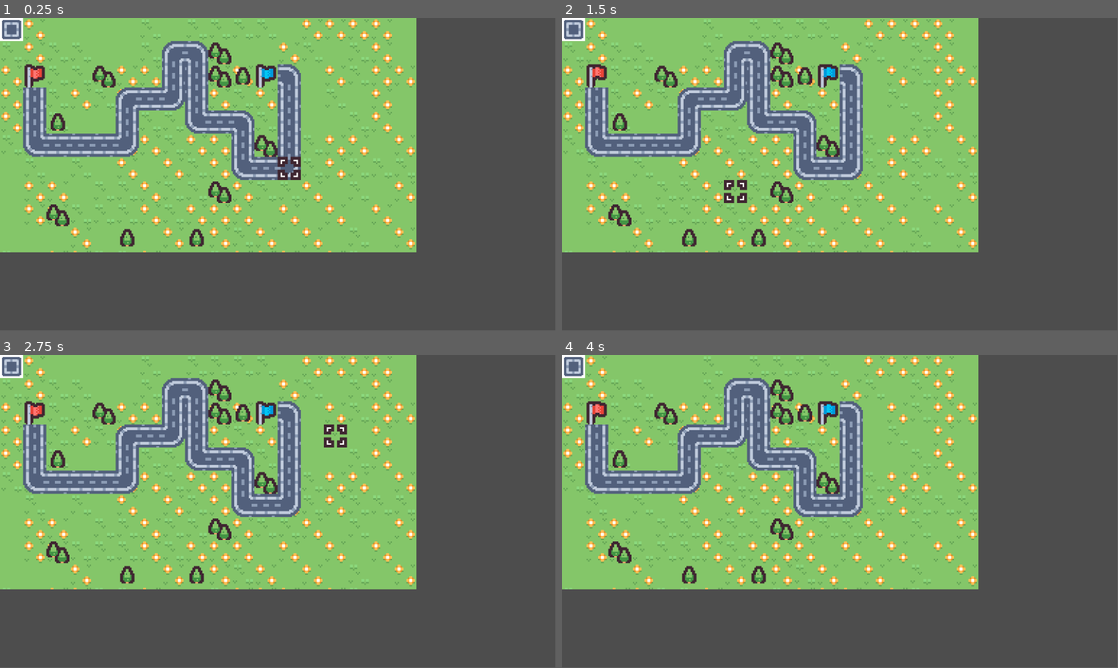
Above: before the commit, frames 1-4 (two rows, left to right).
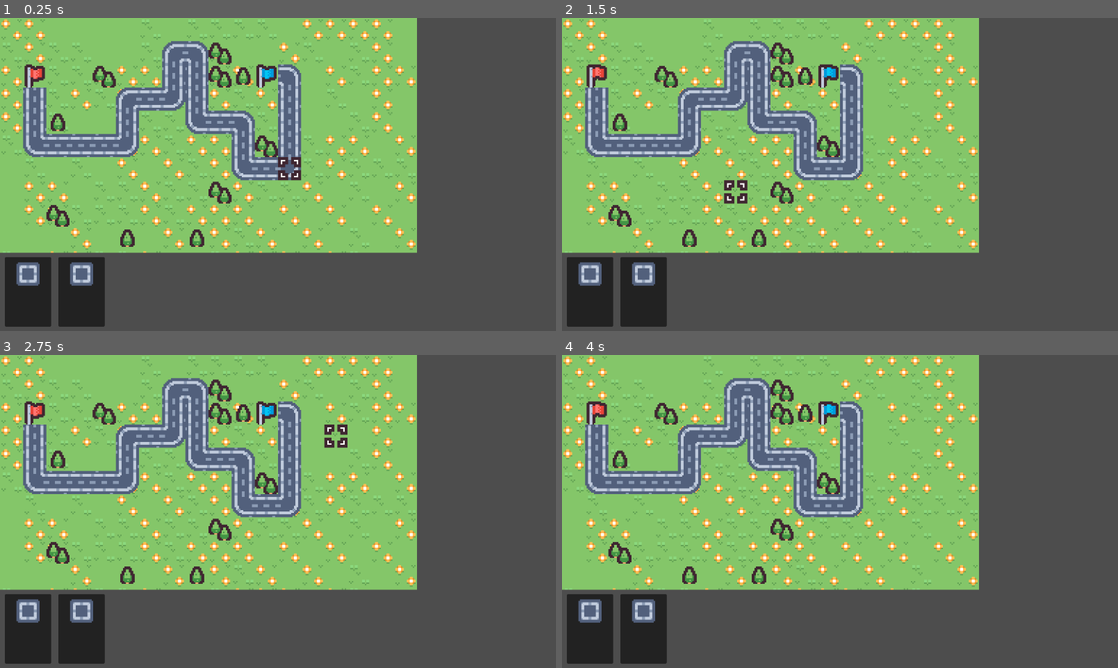
Above: after the commit, the same moments.

Repository: nuzcraft/trails-roads-rails
Game: Godot game, scene res://scenes/main.tscn
Two runs of this game, one before a commit and one after it. Both use one fixed random seed, a clock stepped at 60 frames per second and the inputs below.
Inputs (mouse positions are in pixels of both pictures, inside the frame that each line leads up to):
- Up to frame 1 (0.25 s): no input
- Up to frame 2 (1.5 s): tap Enter at 0.5 s; move the mouse to (573, 30) at 0.52 s; click (573, 30) at 0.67 s; tap Space at 1.25 s; move the mouse to (728, 190) at 1.27 s; click (728, 190) at 1.42 s
- Up to frame 3 (2.75 s): tap Enter at 2 s; move the mouse to (333, 442) at 2.02 s; click (333, 442) at 2.17 s
- Up to frame 4 (4 s): tap Space at 2.75 s; move the mouse to (812, 574) at 2.77 s; click (812, 574) at 2.92 s; tap Enter at 3.5 s; move the mouse to (1006, 558) at 3.52 s; click (1006, 558) at 3.67 s
The window is 799x449 before the commit and 800x450 after it. Grey fills any space a smaller window leaves; there, only what the larger window draws over its background counts as a difference.

The runs differ from the first frame. In frame 1, 7.7% of the frame differs, in the area x 0-75%, y 0-99%; in frame 2, 7.7%; in frame 3, 7.7%; in frame 4, 7.7%.

Commit message:
working on cards

Diff:
--- a/project.godot
+++ b/project.godot
@@ -15,6 +15,10 @@
 config/features=PackedStringArray("4.3", "GL Compatibility")
 config/icon="res://icon.svg"
 
+[display]
+
+window/stretch/mode="viewport"
+
 [rendering]
 
 textures/canvas_textures/default_texture_filter=0
--- a/scenes/card.tscn
+++ b/scenes/card.tscn
@@ -8,7 +8,7 @@
 region = Rect2(0, 96, 16, 16)
 
 [node name="Card" type="Control"]
-custom_minimum_size = Vector2(48, 48)
+custom_minimum_size = Vector2(96, 144)
 layout_mode = 3
 anchors_preset = 0
 offset_right = 48.0
@@ -17,27 +17,33 @@
 size_flags_vertical = 4
 script = ExtResource("1_klpha")
 
-[node name="ColorRect" type="ColorRect" parent="."]
+[node name="PanelContainer" type="PanelContainer" parent="."]
 layout_mode = 1
 anchors_preset = 15
 anchor_right = 1.0
 anchor_bottom = 1.0
 grow_horizontal = 2
 grow_vertical = 2
+mouse_filter = 1
 
-[node name="TextureRect" type="TextureRect" parent="."]
-layout_mode = 1
-anchors_preset = 8
-anchor_left = 0.5
-anchor_top = 0.5
-anchor_right = 0.5
-anchor_bottom = 0.5
-offset_left = -20.0
-offset_top = -20.0
-offset_right = 20.0
-offset_bottom = 20.0
-grow_horizontal = 2
-grow_vertical = 2
+[node name="Panel" type="Panel" parent="PanelContainer"]
+layout_mode = 2
+mouse_filter = 1
+
+[node name="VBoxContainer" type="VBoxContainer" parent="PanelContainer"]
+layout_mode = 2
+size_flags_horizontal = 4
+alignment = 1
+
+[node name="TextureRect" type="TextureRect" parent="PanelContainer/VBoxContainer"]
+custom_minimum_size = Vector2(48, 48)
+layout_mode = 2
+size_flags_vertical = 6
 texture = SubResource("AtlasTexture_vt1ow")
 
+[node name="Spacer" type="Control" parent="PanelContainer/VBoxContainer"]
+layout_mode = 2
+size_flags_vertical = 6
+mouse_filter = 1
+
 [connection signal="gui_input" from="." to="." method="_on_gui_input"]
--- a/scenes/main.tscn
+++ b/scenes/main.tscn
@@ -41,6 +41,16 @@
 tile_set = ExtResource("1_ow657")
 
 [node name="GridCursor" parent="Control/SubViewportContainer/SubViewport" instance=ExtResource("2_7h2p8")]
-position = Vector2(8, -56)
+position = Vector2(8, -24)
 
 [node name="Card" parent="Control" instance=ExtResource("2_ur03e")]
+offset_left = 10.0
+offset_top = 495.0
+offset_right = 106.0
+offset_bottom = 639.0
+
+[node name="Card2" parent="Control" instance=ExtResource("2_ur03e")]
+offset_left = 121.0
+offset_top = 495.0
+offset_right = 217.0
+offset_bottom = 639.0
